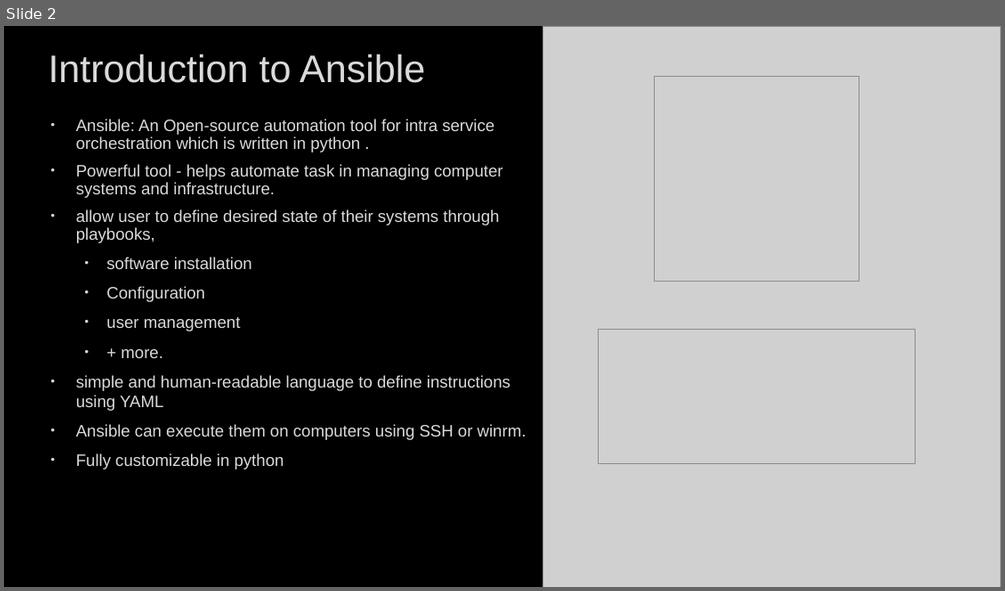
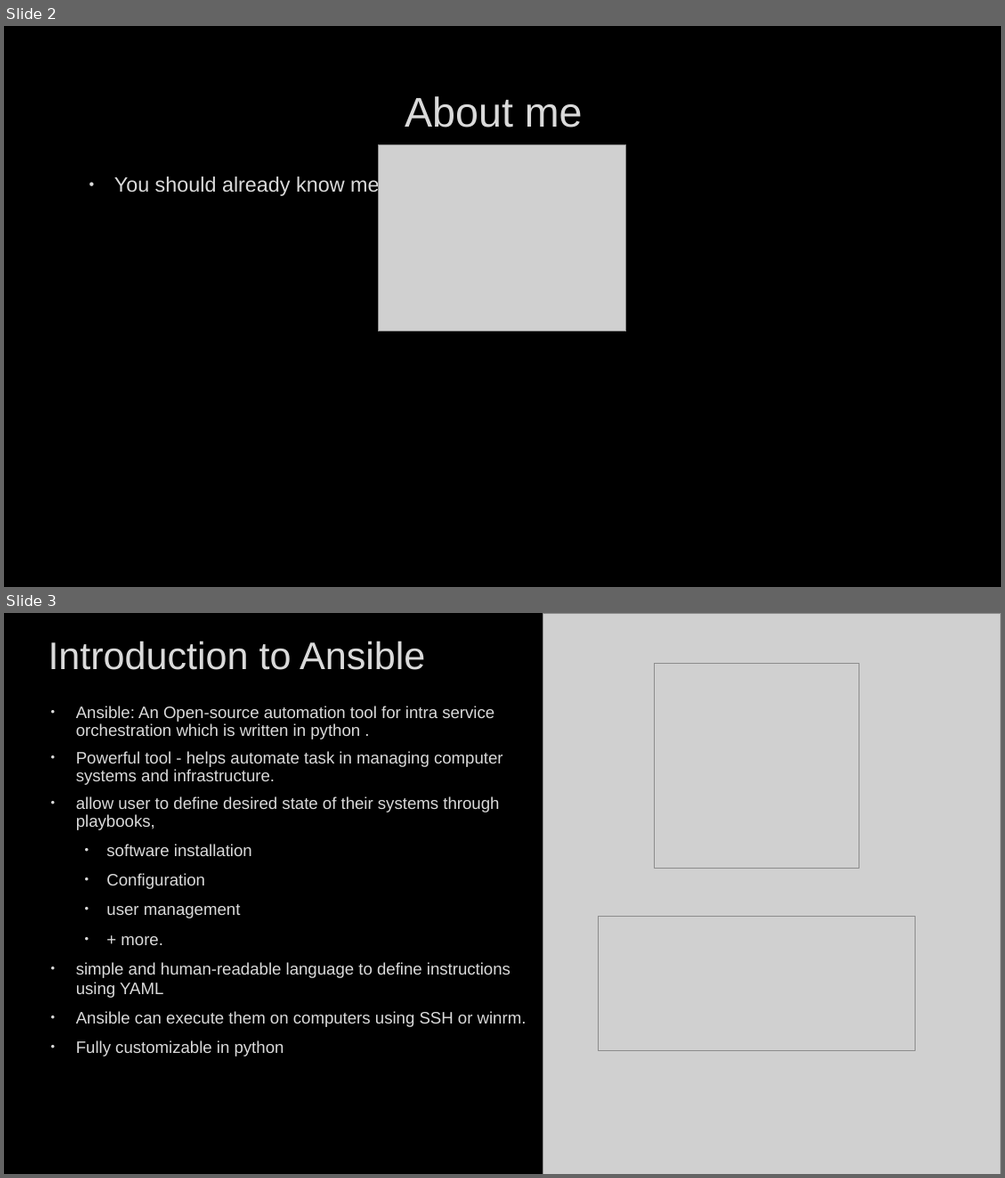
Before and after one commit to wolfsoldier47/pyconmy-2024, a slide deck: Ansible_training.pptx. Shown one above the other, each under a label of ours: slide 2 before the commit, slides 2 and 3 after it. The pictures are 1005x591 and 1005x1178 pixels, drawn with LibreOffice and Linux fonts; fonts in the diff are those of the drawing; grey boxes stand for pictures; background and template pictures are left out. Boxes give left, top, right and bottom in pixels: in the first picture for what was removed or moved away, otherwise in the second. Text is boxed around its words. In the diff, an @@ line names an element or a change of style, - is before the commit and + after.

```diff
--- a/Ansible_training.pptx
+++ b/Ansible_training.pptx
@@ slide 2 added at [4, 26, 1001, 587], background picture (left out) @@
@@ title added at [404, 96, 582, 127], 40 pt, text #DADADA @@
+About me
@@ picture added at [378, 145, 626, 331] @@
@@ text added at [114, 176, 379, 197], 20 pt, text #DADADA @@
+• You should already know me
@@ what was slide 2 is now slide 3 @@
```
Also in this commit, not shown: 1 slide changed, 1 other file.
